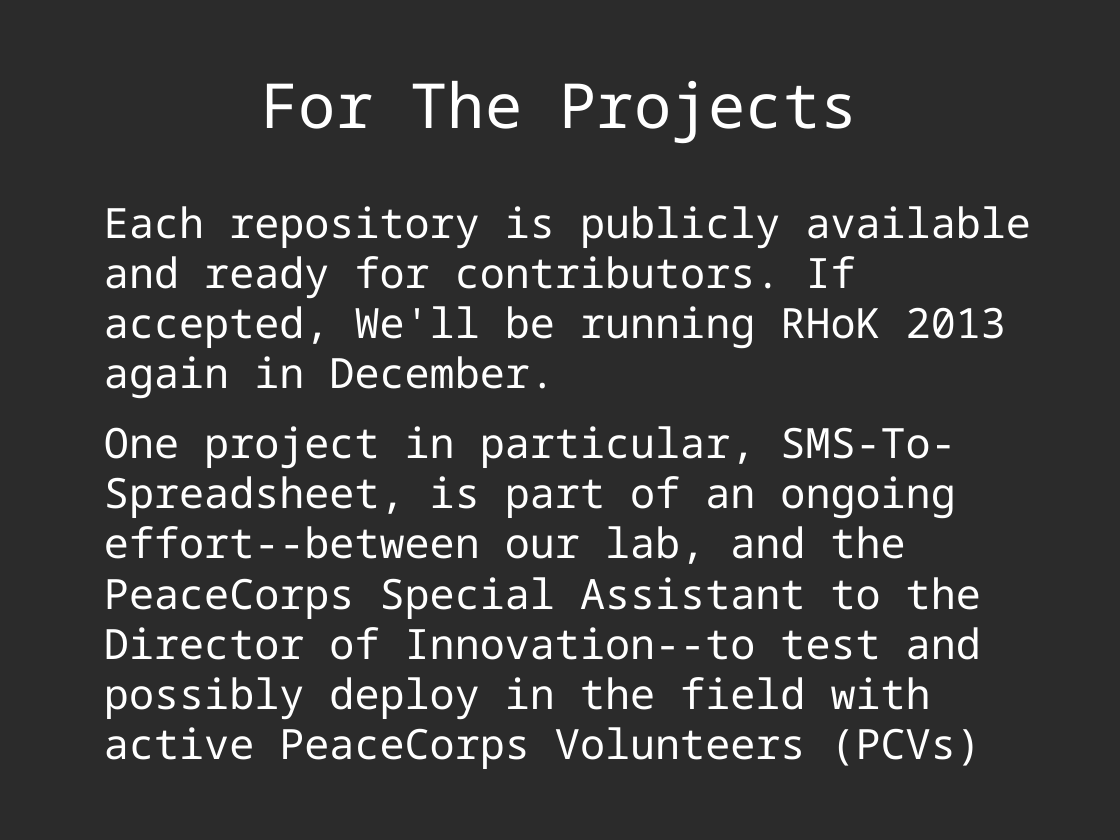
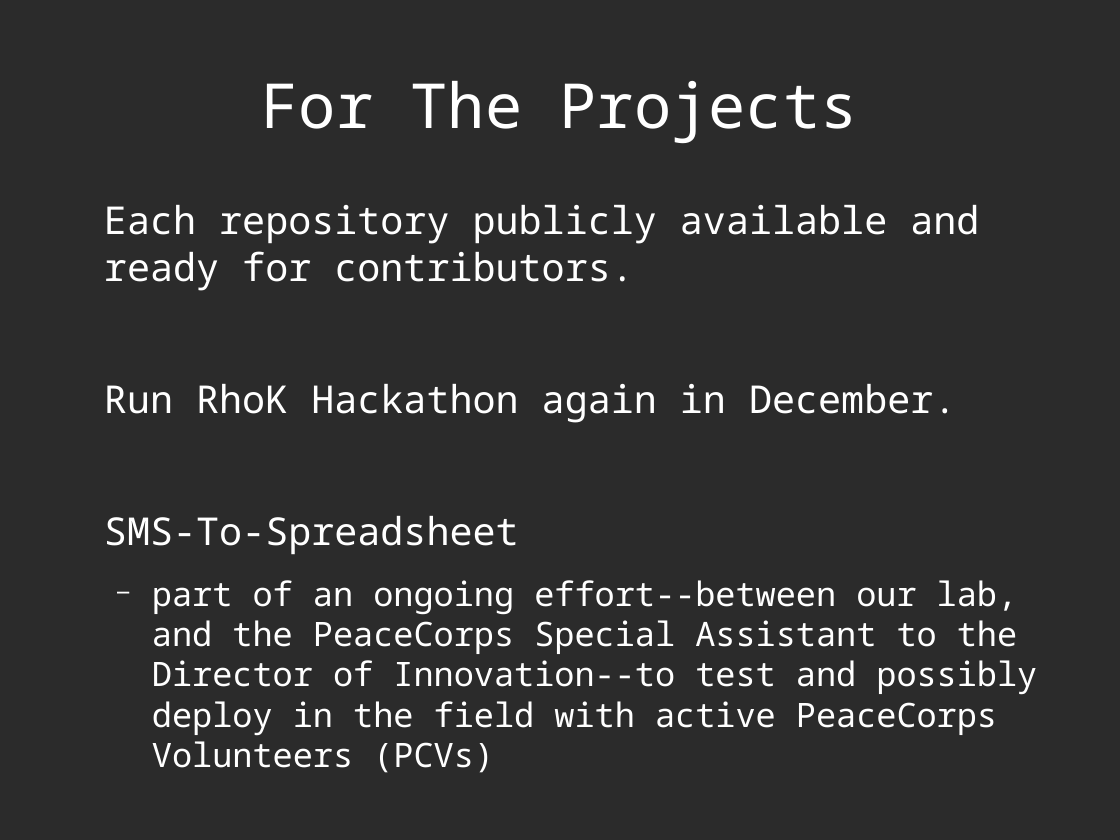
Before and after one commit to decause/RITCapstone, a slide deck: slide 39 of capstone-remy-preso.odp (slide 34 before the commit). Drawn at 1120x840 pixels with LibreOffice and Linux fonts; fonts in the diff are those of the drawing; background and template pictures are left out; a plain dark background stands for a picture behind light text. Boxes give left, top, right and bottom in pixels: in the first picture for what was removed or moved away, otherwise in the second. Text is boxed around its words. In the diff, an @@ line names an element or a change of style, - is before the commit and + after.

```diff
--- a/capstone-remy-preso.odp
+++ b/capstone-remy-preso.odp
@@ text at (104,205,1037,773): text changed; size 29.6 to 23.8 pt @@
-Each repository is publicly available and ready for contributors. If accepted, We'll be running RHoK 2013 again in December.
-One project in particular, SMS-To-Spreadsheet, is part of an ongoing effort--between our lab, and the PeaceCorps Special Assistant to the Director of Innovation--to test and possibly deploy in the field with active PeaceCorps Volunteers (PCVs)
+Each repository publicly available and ready for contributors.
+Run RhoK Hackathon again in December.
+SMS-To-Spreadsheet
+  − part of an ongoing effort--between our lab, and the PeaceCorps Special Assistant to the Director of Innovation--to test and possibly deploy in the field with active PeaceCorps Volunteers (PCVs)
```
Also in this commit, not shown: 16 other slides changed, 10 slides added, 5 slides removed.
